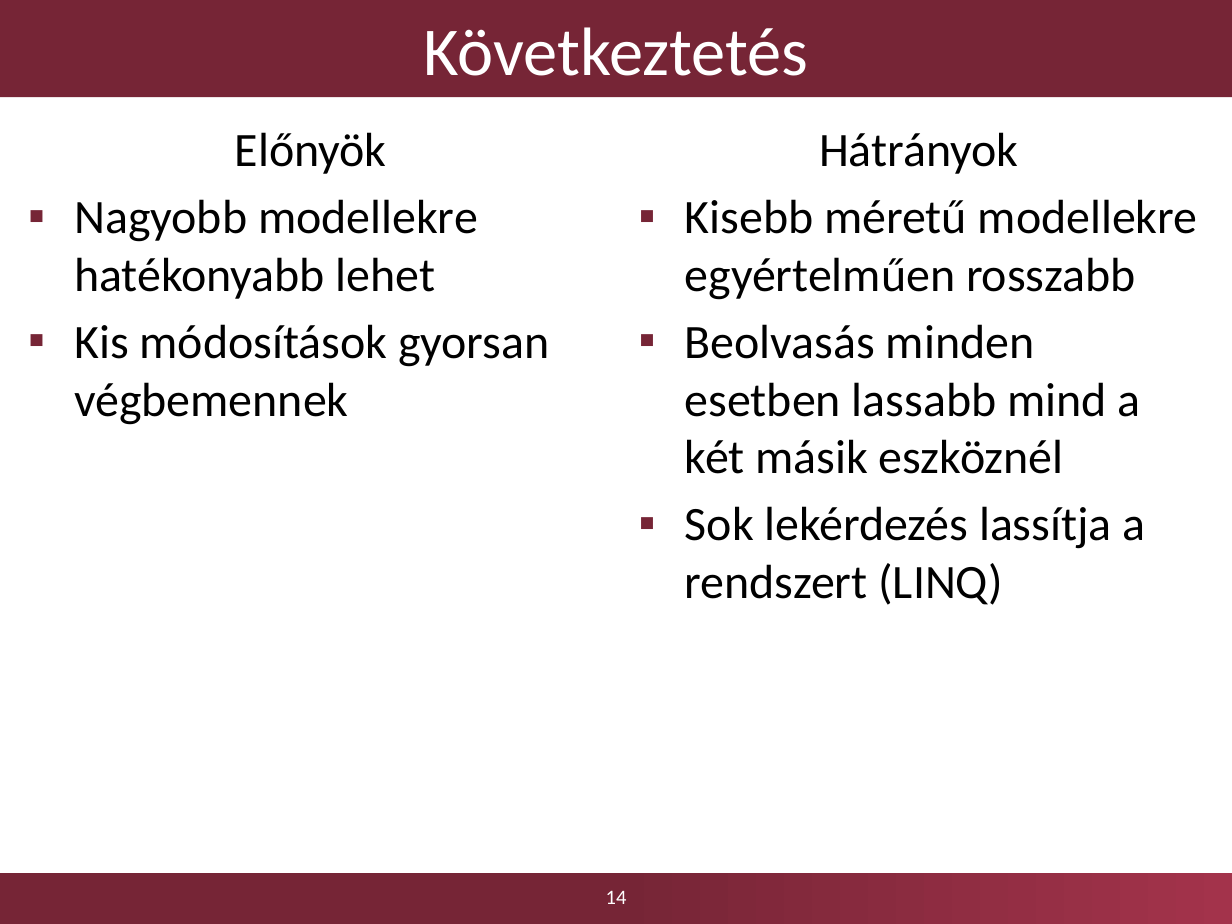
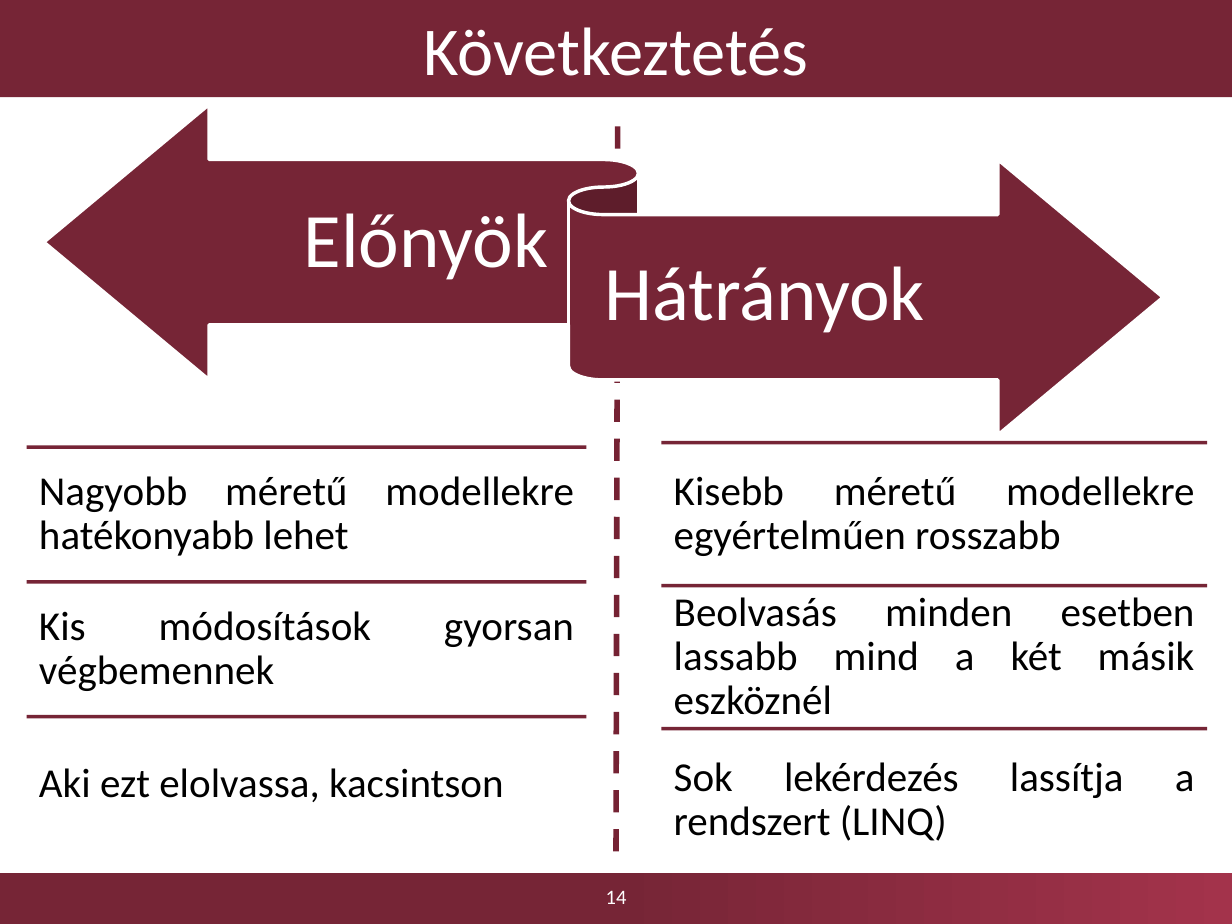
Before and after one commit to Kreestof/szakdolgozat-presentation, a slide deck: slide 14 of Dobosy_Kristof_szakdolgozat_2017_GraphEngine_0.pptx. Drawn at 1232x924 pixels with LibreOffice and Linux fonts; fonts in the diff are those of the drawing; background and template pictures are left out. Boxes give left, top, right and bottom in pixels: in the first picture for what was removed or moved away, otherwise in the second. Text is boxed around its words. In the diff, an @@ line names an element or a change of style, - is before the commit and + after.

Commit message:
kicsit átalakítva a kért módosítások alapján

```diff
--- a/Dobosy_Kristof_szakdolgozat_2017_GraphEngine_0.pptx
+++ b/Dobosy_Kristof_szakdolgozat_2017_GraphEngine_0.pptx
@@ left right ribbon added at (44,105,1163,435), fill #762536, outline #FFFFFF 2 pt @@
@@ text removed at (74,132,549,425) @@
-Előnyök
-▪ Nagyobb modellekre hatékonyabb lehet
-▪ Kis módosítások gyorsan végbemennek
@@ line added from (617, 127) to (616, 855), #752234 3.25 pt dashed @@
@@ text removed at (685,132,1198,605) @@
-Hátrányok
-▪ Kisebb méretű modellekre egyértelműen rosszabb
-▪ Beolvasás minden esetben lassabb mind a két másik eszköznél
-▪ Sok lekérdezés lassítja a rendszert (LINQ)
@@ text added at (304,213,548,280), 45 pt, text #FFFFFF @@
+Előnyök
@@ text added at (604,266,925,333), 45 pt, text #FFFFFF @@
+Hátrányok
@@ group added at (27,447,586,802): 3 lines, 3 texts @@
+Nagyobb méretű modellekre hatékonyabb lehet
+Kis módosítások gyorsan végbemennek
+Aki ezt elolvassa, kacsintson
@@ group added at (662,442,1207,798): 3 lines, 3 texts @@
+Kisebb méretű modellekre egyértelműen rosszabb
+Beolvasás minden esetben lassabb mind a két másik eszköznél
+Sok lekérdezés lassítja a rendszert (LINQ)
```
Also in this commit, not shown: 11 other slides changed, 2 other files.
